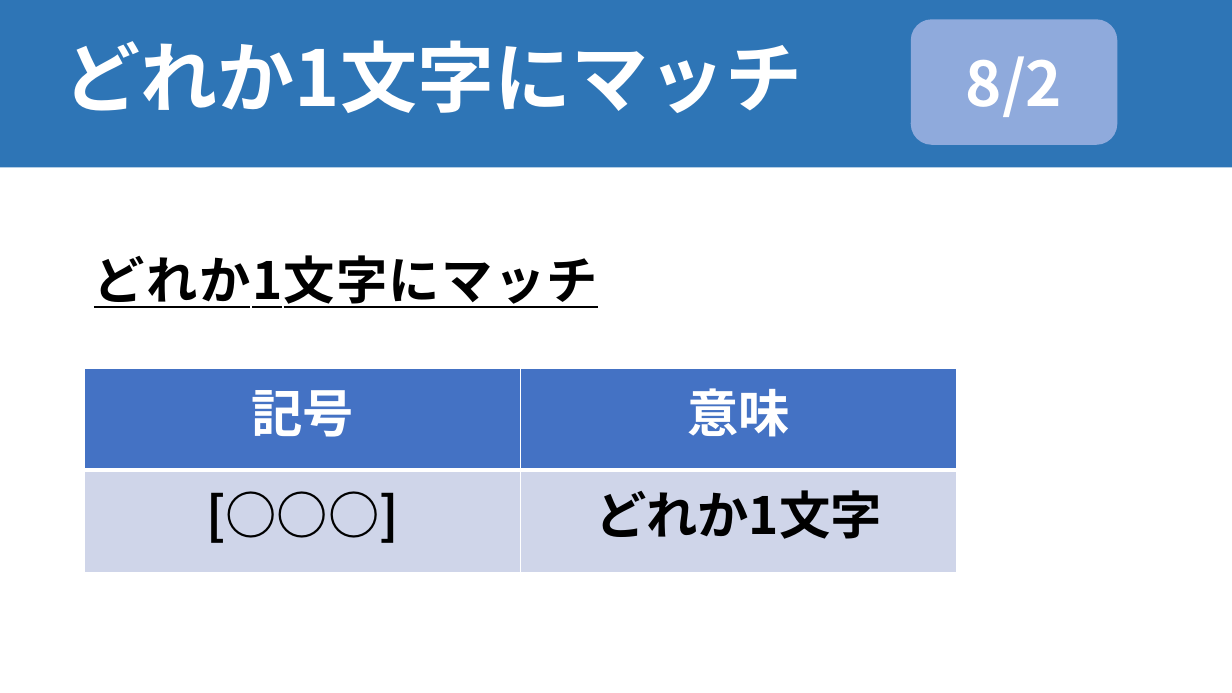
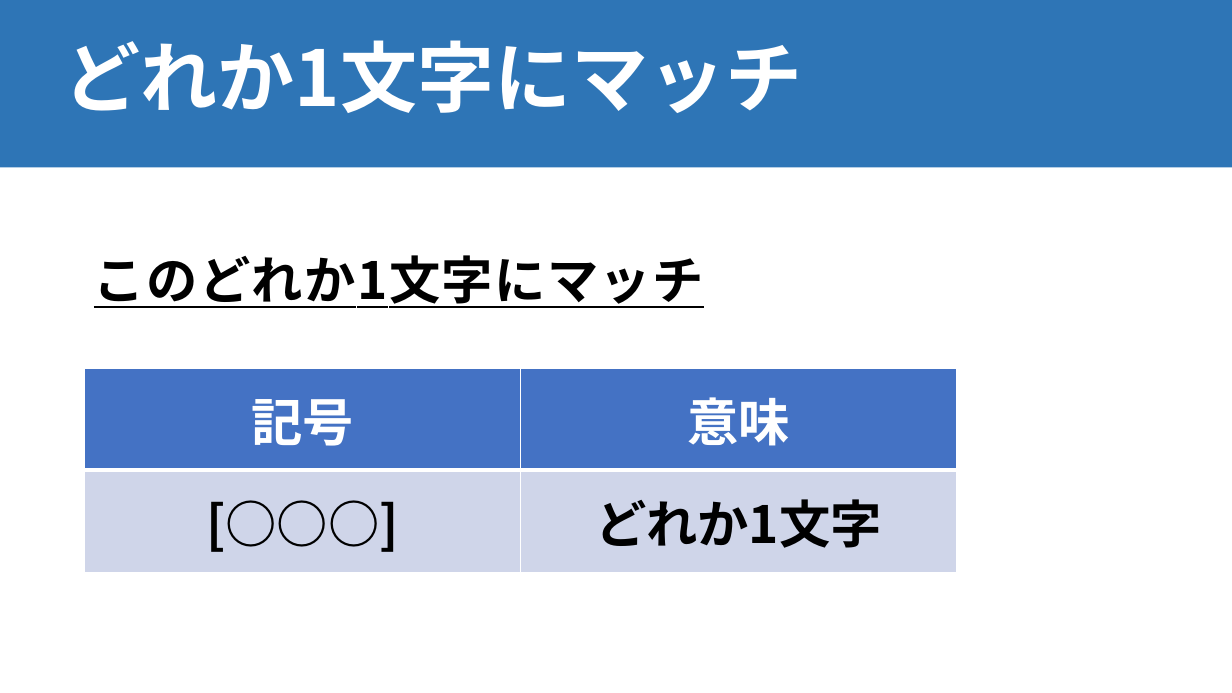
Before and after one commit to mugifusen/NLP100, a slide deck: slide 12 of chap03/正規表現.pptx. Drawn at 1232x693 pixels with LibreOffice and Linux fonts; fonts in the diff are those of the drawing. Boxes give left, top, right and bottom in pixels: in the first picture for what was removed or moved away, otherwise in the second. Text is boxed around its words. In the diff, an @@ line names an element or a change of style, - is before the commit and + after.

```diff
--- a/chap03/正規表現.pptx
+++ b/chap03/正規表現.pptx
@@ rounded rectangle removed at [911, 19, 1117, 145] @@
-8/2
@@ text at [94, 255, 704, 308]: text changed @@
-どれか1文字にマッチ
+このどれか1文字にマッチ
```
Also in this commit, not shown: 33 other slides changed, 24 slides added, 8 slides removed, 1 other file.
